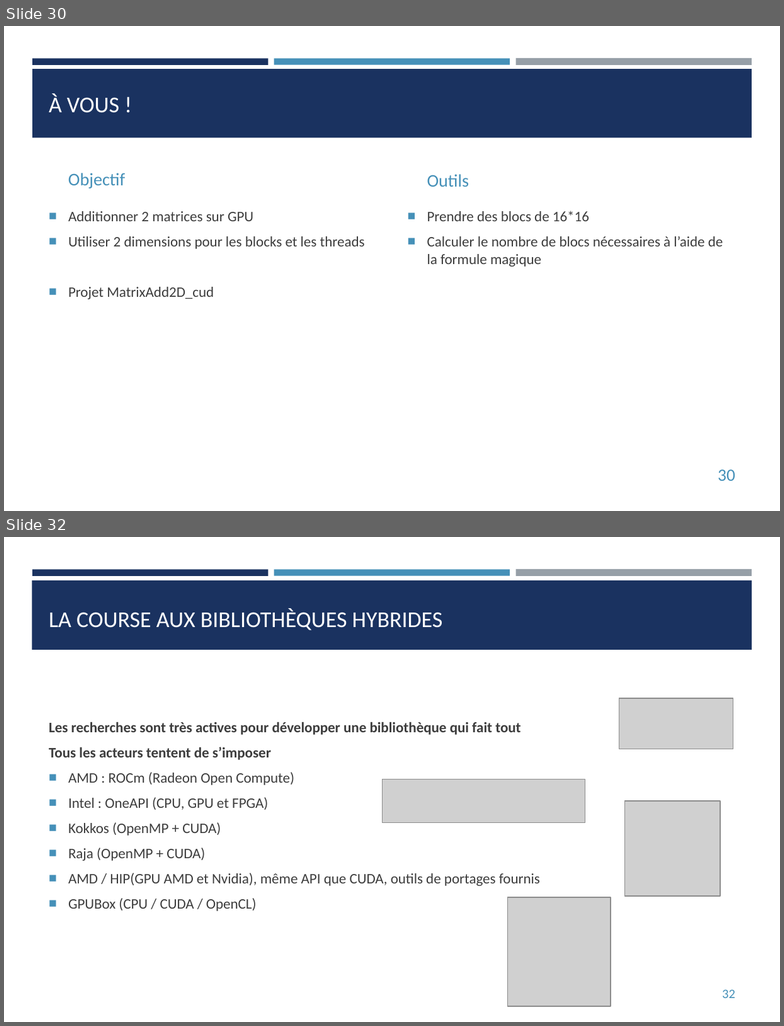
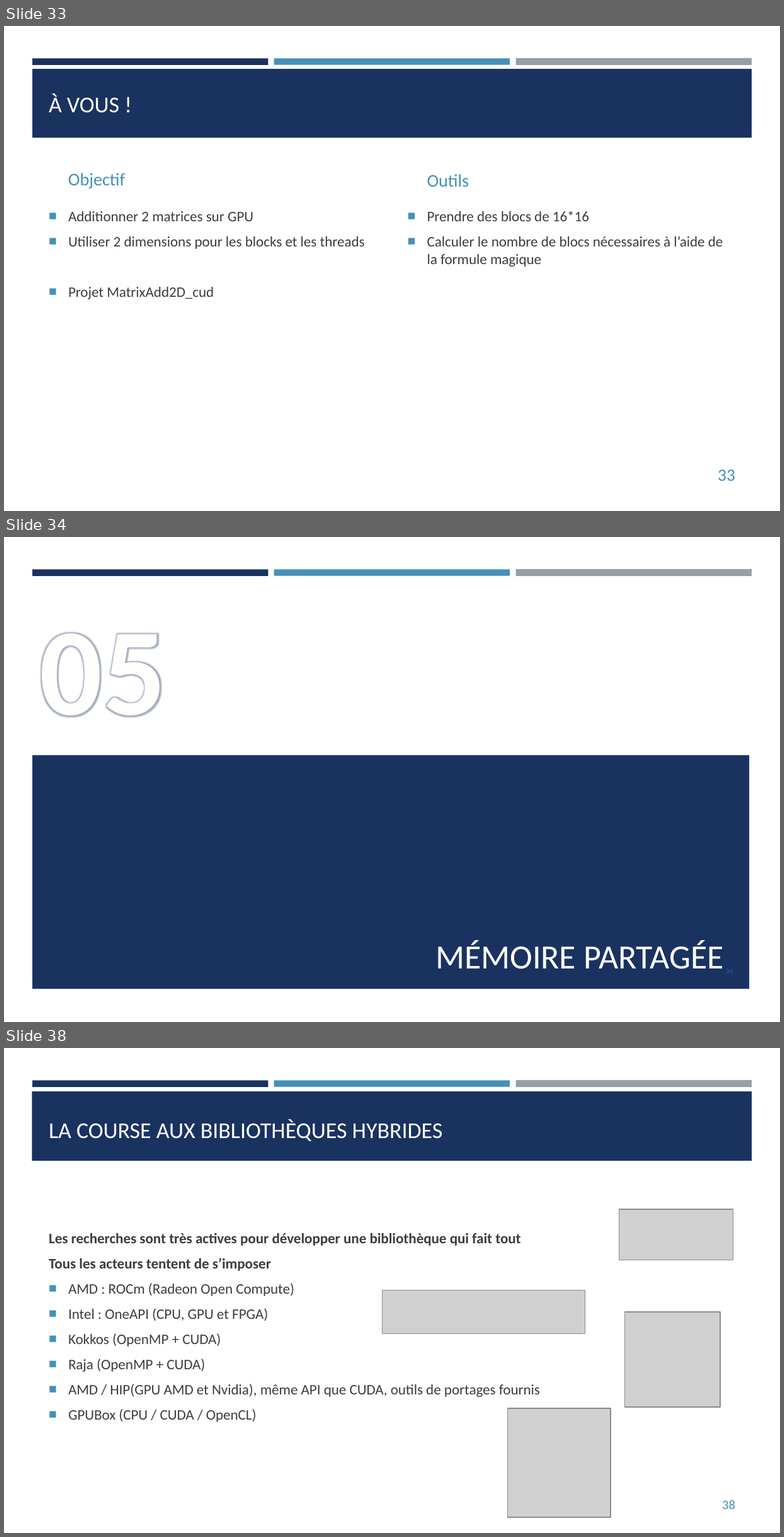
Before and after one commit to franckginguene/hpc_formation_scalian, a slide deck: Diapos/HPC_CUDA.pptx. Shown one above the other, each under a label of ours: slides 30 and 32 before the commit, slides 33, 34 and 38 after it; the slides between them are not shown. The pictures are 784x1026 and 784x1537 pixels, drawn with LibreOffice and Linux fonts; fonts in the diff are those of the drawing; grey boxes stand for pictures. Boxes give left, top, right and bottom in pixels: in the first picture for what was removed or moved away, otherwise in the second. Text is boxed around its words. In the diff, an @@ line names an element or a change of style, - is before the commit and + after.

```diff
--- a/Diapos/HPC_CUDA.pptx
+++ b/Diapos/HPC_CUDA.pptx
@@ slide 34 added at bbox=[4, 537, 780, 1022], background #FFFFFF; not listed: 3 template elements that a slide beside it also shows @@
@@ text added at bbox=[40, 632, 166, 717], 115 pt, text #FEFEFE, bold @@
+05
@@ rectangle added at bbox=[33, 755, 750, 989], fill #1A3260 @@
@@ title added at bbox=[436, 941, 724, 969], 31.5 pt, text #FFFFFF @@
+MÉMOIRE PARTAGÉE
@@ what was slide 30 is now slide 33 @@
@@ page number at bbox=[718, 470, 735, 481]: text changed @@
-30
+33
@@ what was slide 32 is now slide 38 @@
@@ page number at bbox=[722, 1500, 735, 1509]: text changed @@
-32
+38
```
Also in this commit, not shown: 2 slides changed, 5 other slides added.
